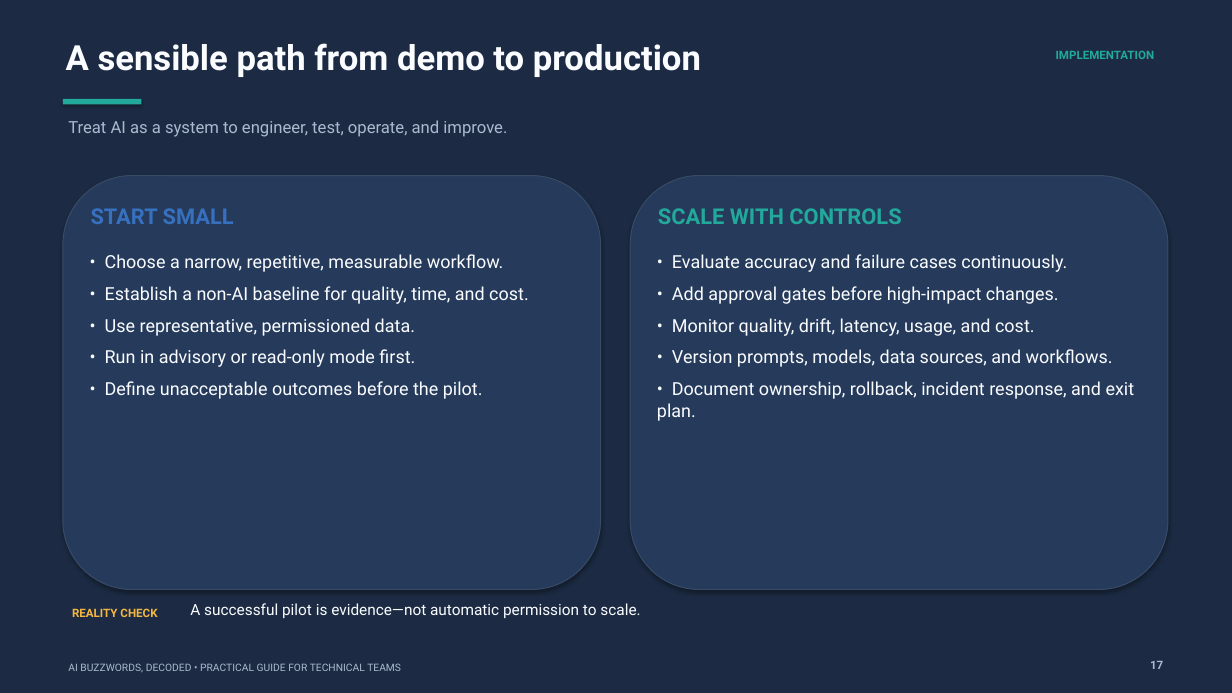
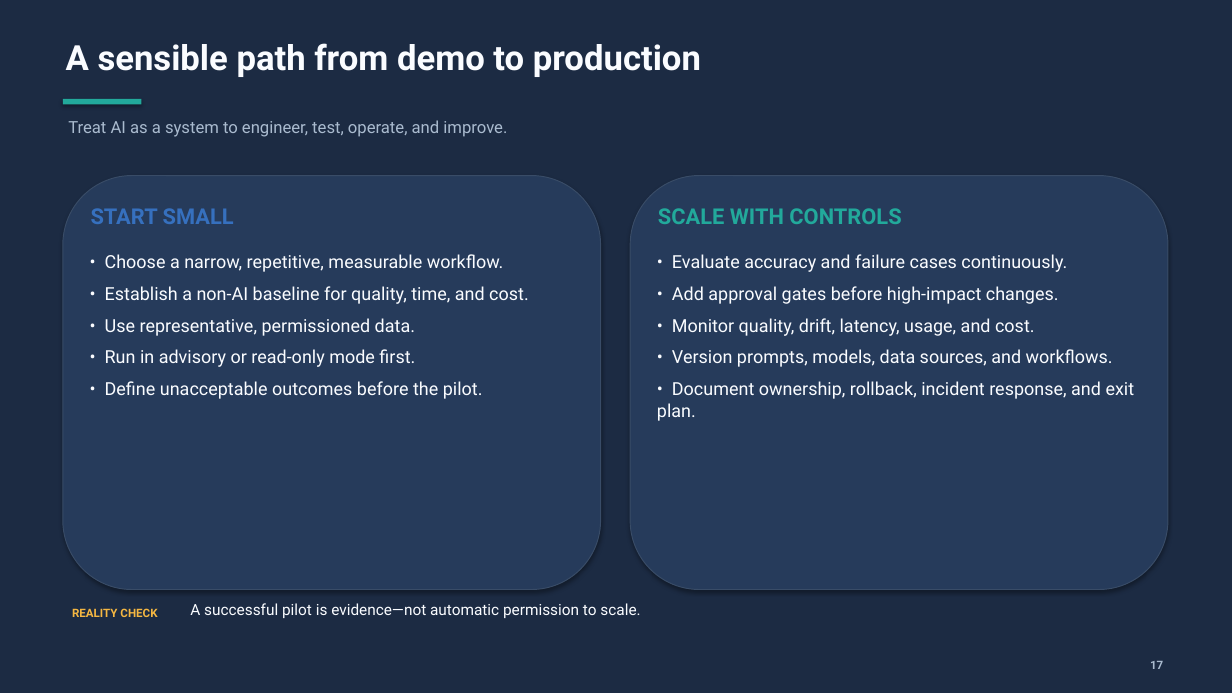
Before and after one commit to jpsider/Invoke-Automation, a slide deck: slide 21 of VMUG/Connect_FL_2026/VIAdmin_AI_Buzzwords_Consistent_Styling.pptx (slide 28 before the commit). Drawn at 1232x693 pixels with LibreOffice and Linux fonts; fonts in the diff are those of the drawing. Boxes give left, top, right and bottom in pixels: in the first picture for what was removed or moved away, otherwise in the second. Text is boxed around its words. In the diff, an @@ line names an element or a change of style, - is before the commit and + after.

Commit message:
cleaned up some random text

```diff
--- a/VMUG/Connect_FL_2026/VIAdmin_AI_Buzzwords_Consistent_Styling.pptx
+++ b/VMUG/Connect_FL_2026/VIAdmin_AI_Buzzwords_Consistent_Styling.pptx
@@ text removed at box(1056, 51, 1155, 59) @@
-IMPLEMENTATION
@@ text removed at box(68, 663, 401, 672) @@
-AI BUZZWORDS, DECODED • PRACTICAL GUIDE FOR TECHNICAL TEAMS
```
Also in this commit, not shown: 23 other slides changed, 7 slides removed.
